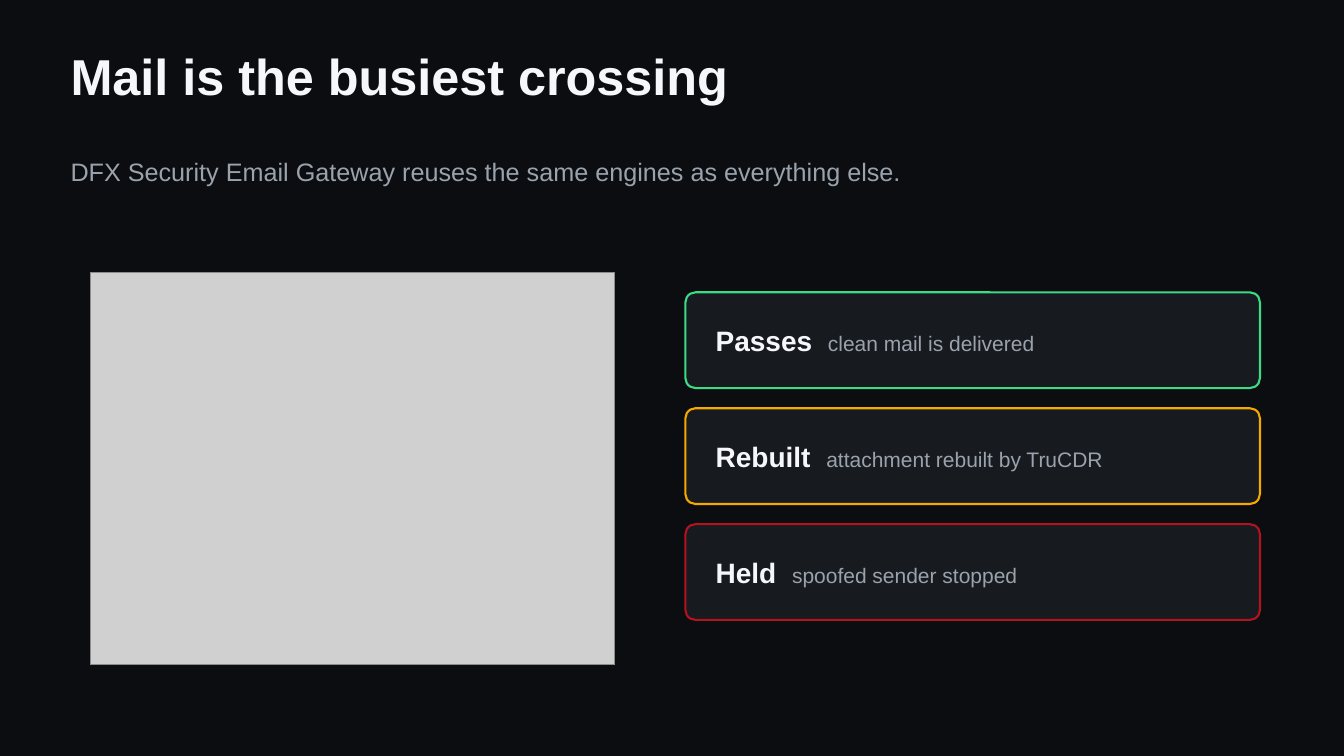
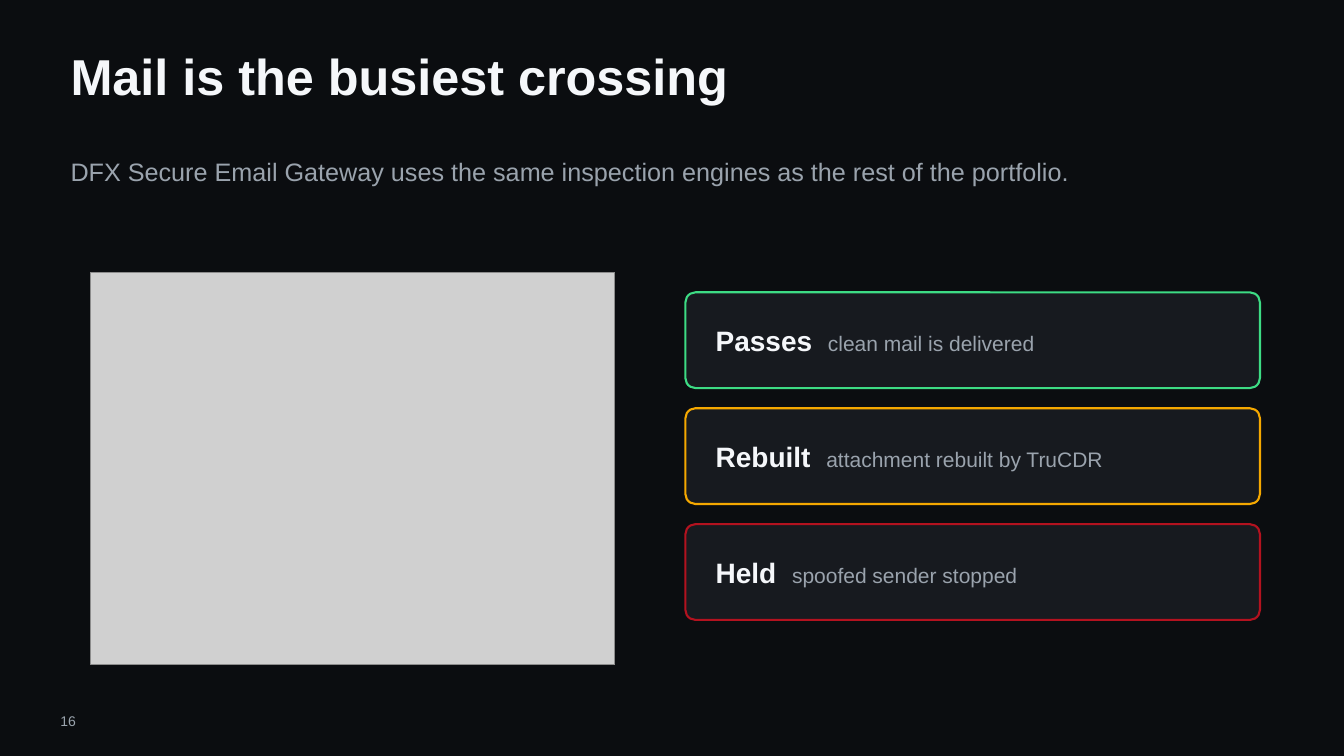
Before and after one commit to hybridus/DFX_Marketing, a slide deck: slide 16 of Projects/03_Presales_Master_Deck/pilot/DFX_Master_deck.pptx (slide 15 before the commit). Drawn at 1344x756 pixels with LibreOffice and Linux fonts; fonts in the diff are those of the drawing; grey boxes stand for pictures; background and template pictures are left out. Boxes give left, top, right and bottom in pixels: in the first picture for what was removed or moved away, otherwise in the second. Text is boxed around its words. In the diff, an @@ line names an element or a change of style, - is before the commit and + after.

```diff
--- a/Projects/03_Presales_Master_Deck/pilot/DFX_Master_deck.pptx
+++ b/Projects/03_Presales_Master_Deck/pilot/DFX_Master_deck.pptx
@@ text at [71, 163, 1069, 186]: text changed @@
-DFX Security Email Gateway reuses the same engines as everything else.
+DFX Secure Email Gateway uses the same inspection engines as the rest of the portfolio.
@@ page number added at [60, 716, 76, 726], 10 pt, text #9AA3AD @@
+16
```
Also in this commit, not shown: 20 other slides changed, 2 slides added, 1 slide removed, 11 other files.
